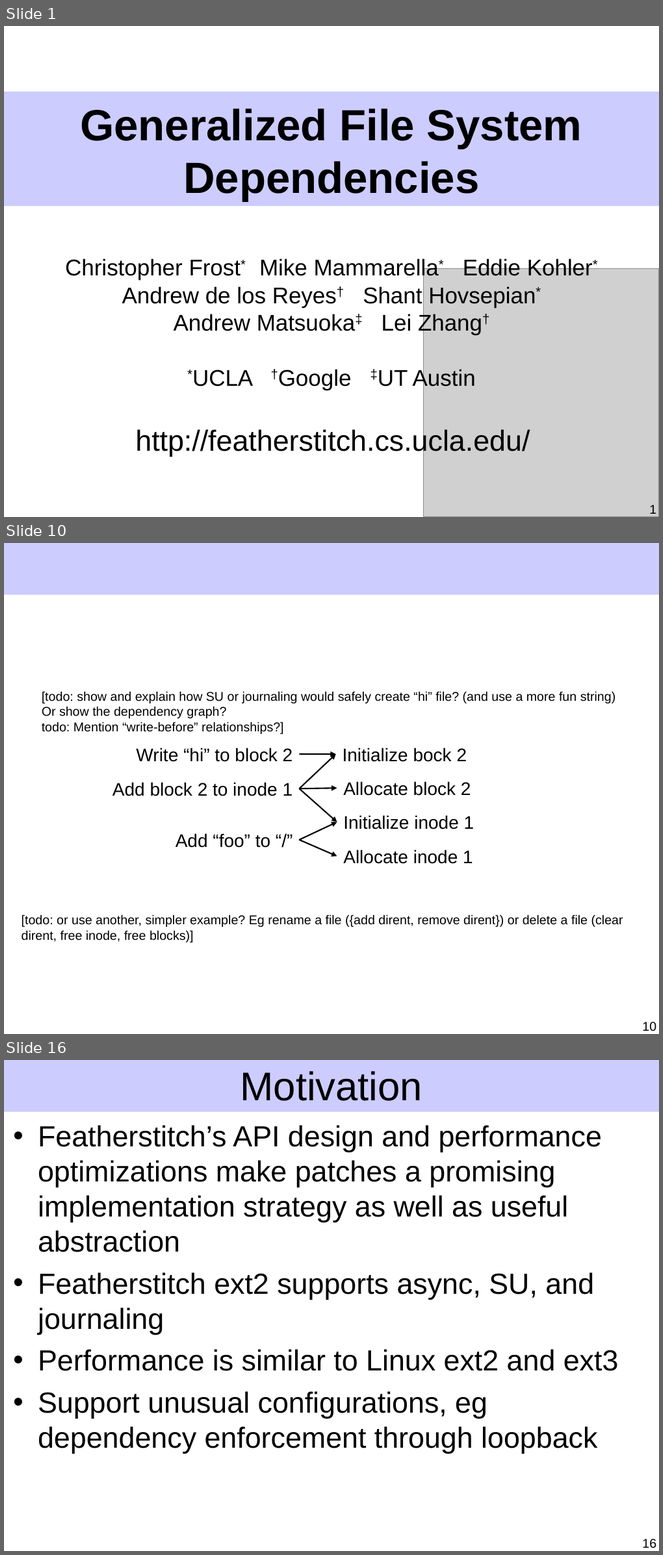
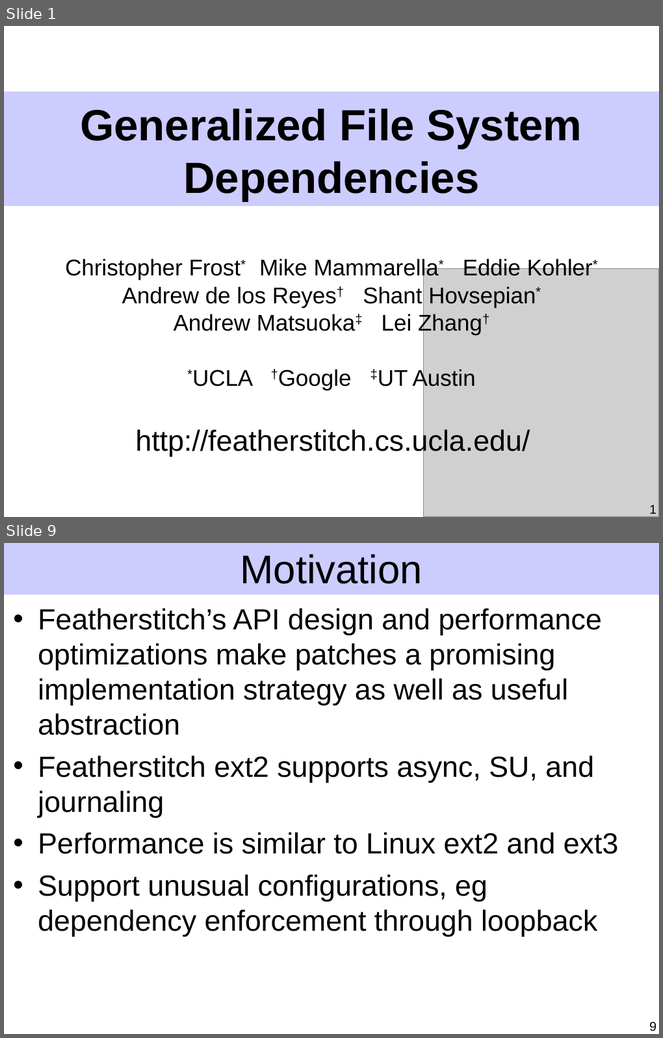
Before and after one commit to ucla-readable/fstitch-doc, a slide deck: sosp/pres.ppt. Shown one above the other, each under a label of ours: slides 1, 10 and 16 before the commit, slides 1 and 9 after it; the slides between them are not shown. The pictures are 663x1555 and 663x1038 pixels, drawn with LibreOffice and Linux fonts; fonts in the diff are those of the drawing; grey boxes stand for pictures. Boxes give left, top, right and bottom in pixels: in the first picture for what was removed or moved away, otherwise in the second. Text is boxed around its words. In the diff, an @@ line names an element or a change of style, - is before the commit and + after.

```diff
--- a/sosp/pres.ppt
+++ b/sosp/pres.ppt
@@ slide 10 removed at (4,543,659,1034), background #FFFFFF; not listed: 1 template element that a slide beside it also shows @@
@@ text removed at (42,691,616,734) @@
-[todo: show and explain how SU or journaling would safely create “hi” file? (and use a more fun string)
-Or show the dependency graph?
-todo: Mention “write-before” relationships?]
@@ text removed at (136,748,293,762) @@
-Write “hi” to block 2
@@ arrow removed from (300, 789) to (336, 754) @@
@@ arrow removed from (300, 754) to (336, 754) @@
@@ text removed at (343,748,467,762) @@
-Initialize bock 2
@@ text removed at (113,782,293,797) @@
-Add block 2 to inode 1
@@ arrow removed from (300, 789) to (337, 822) @@
@@ arrow removed from (300, 789) to (337, 788) @@
@@ text removed at (343,782,471,796) @@
-Allocate block 2
@@ text removed at (343,815,475,830) @@
-Initialize inode 1
@@ text removed at (176,834,270,848) @@
-Add “foo” to “/”
@@ arrow removed from (300, 840) to (337, 822) @@
@@ arrow removed from (300, 840) to (337, 856) @@
@@ text removed at (343,850,473,864) @@
-Allocate inode 1
@@ text removed at (22,915,623,943) @@
-[todo: or use another, simpler example? Eg rename a file ({add dirent, remove dirent}) or delete a file (clear dirent, free inode, free blocks)]
@@ page number removed at (642,1022,657,1032) @@
-10
@@ what was slide 16 is now slide 9 @@
@@ page number at (649,1022,657,1032): text changed @@
-16
+9
```
Also in this commit, not shown: 5 slides changed, 5 slides added, 11 other slides removed.
